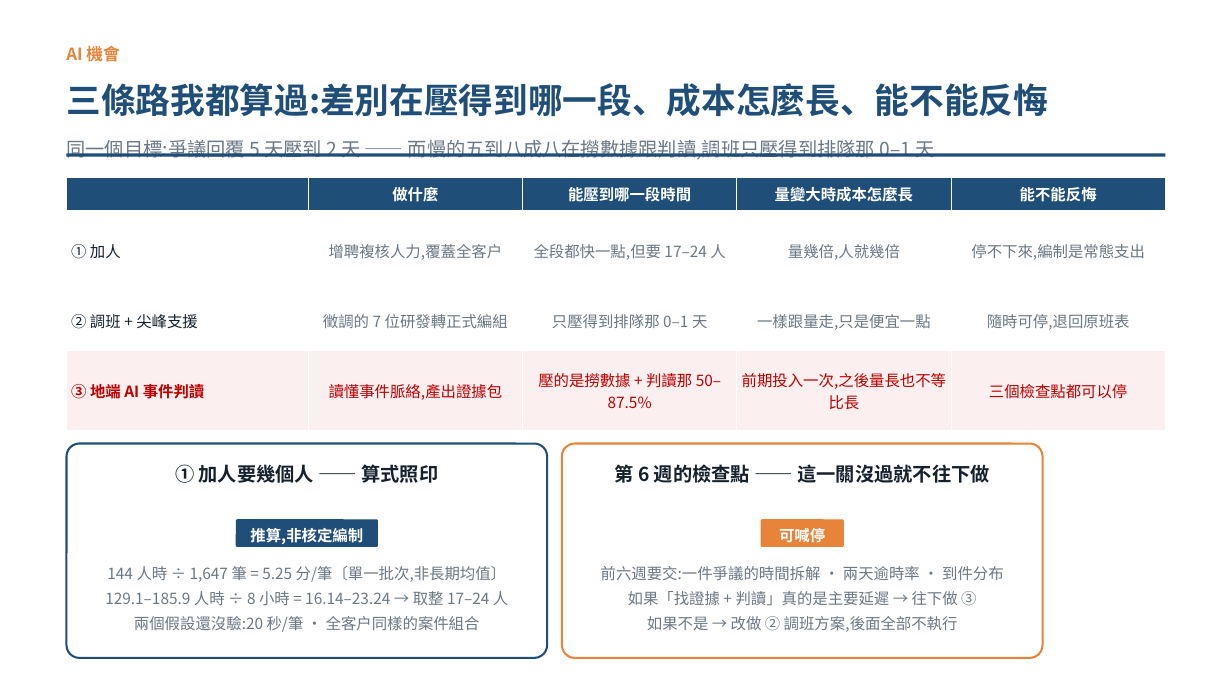
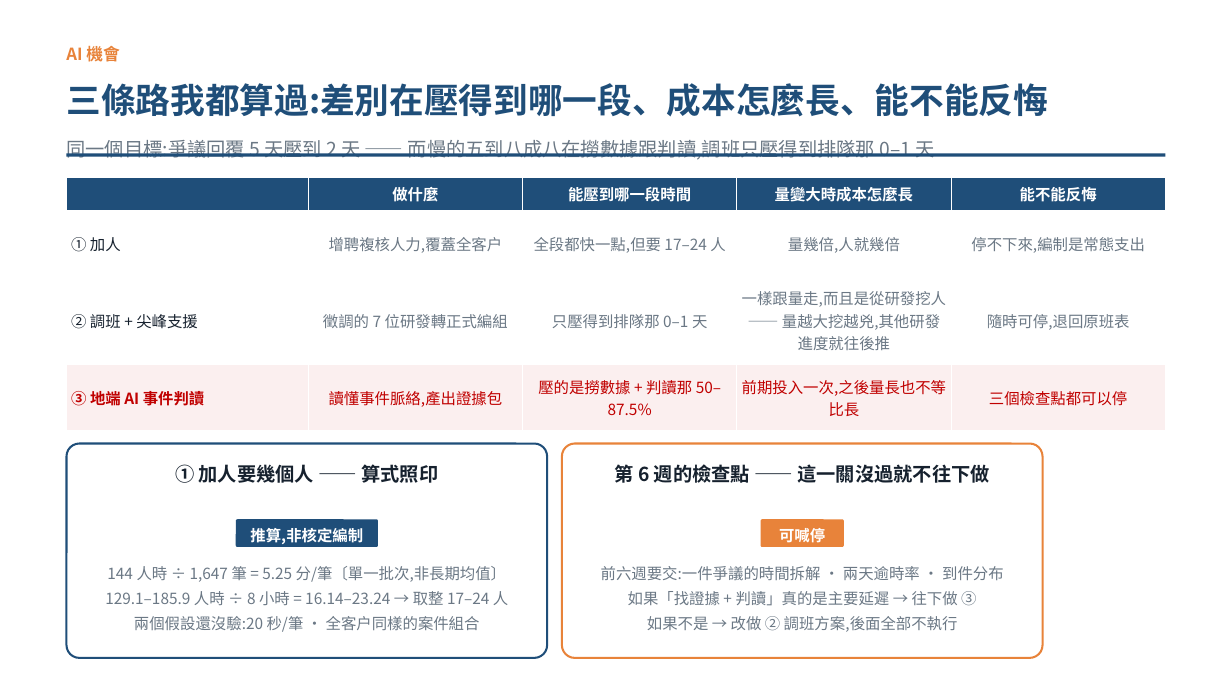
Before and after one commit to pokai-huang0828/UTS_workspace, a slide deck: slide 6 of Artificial Intelligence for Enterprises/Assessment3/Huang_26254793_421104_Assessment 3.pptx. Drawn at 1232x693 pixels with LibreOffice and Linux fonts; fonts in the diff are those of the drawing. Boxes give left, top, right and bottom in pixels: in the first picture for what was removed or moved away, otherwise in the second. Text is boxed around its words. In the diff, an @@ line names an element or a change of style, - is before the commit and + after.

```diff
--- a/Artificial Intelligence for Enterprises/Assessment3/Huang_26254793_421104_Assessment 3.pptx
+++ b/Artificial Intelligence for Enterprises/Assessment3/Huang_26254793_421104_Assessment 3.pptx
@@ table at (67,177,1166,431) @@
-row 3, column 4: 一樣跟量走,只是便宜一點
+row 3, column 4: 一樣跟量走,而且是從研發挖人 —— 量越大挖越兇,其他研發進度就往後推
```
Also in this commit, not shown: 4 other files.
